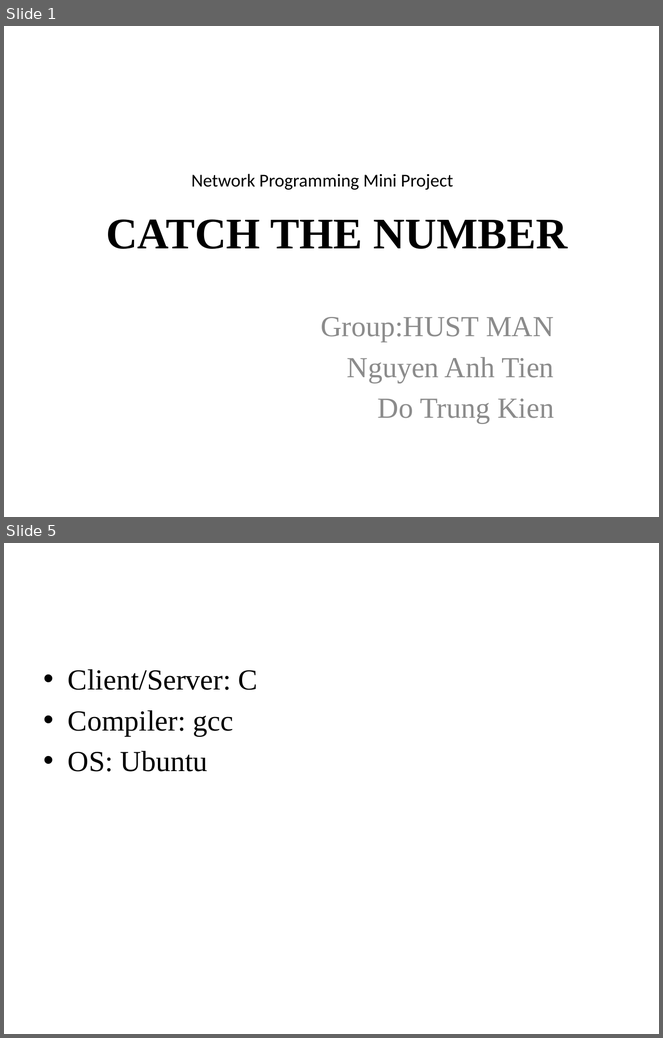
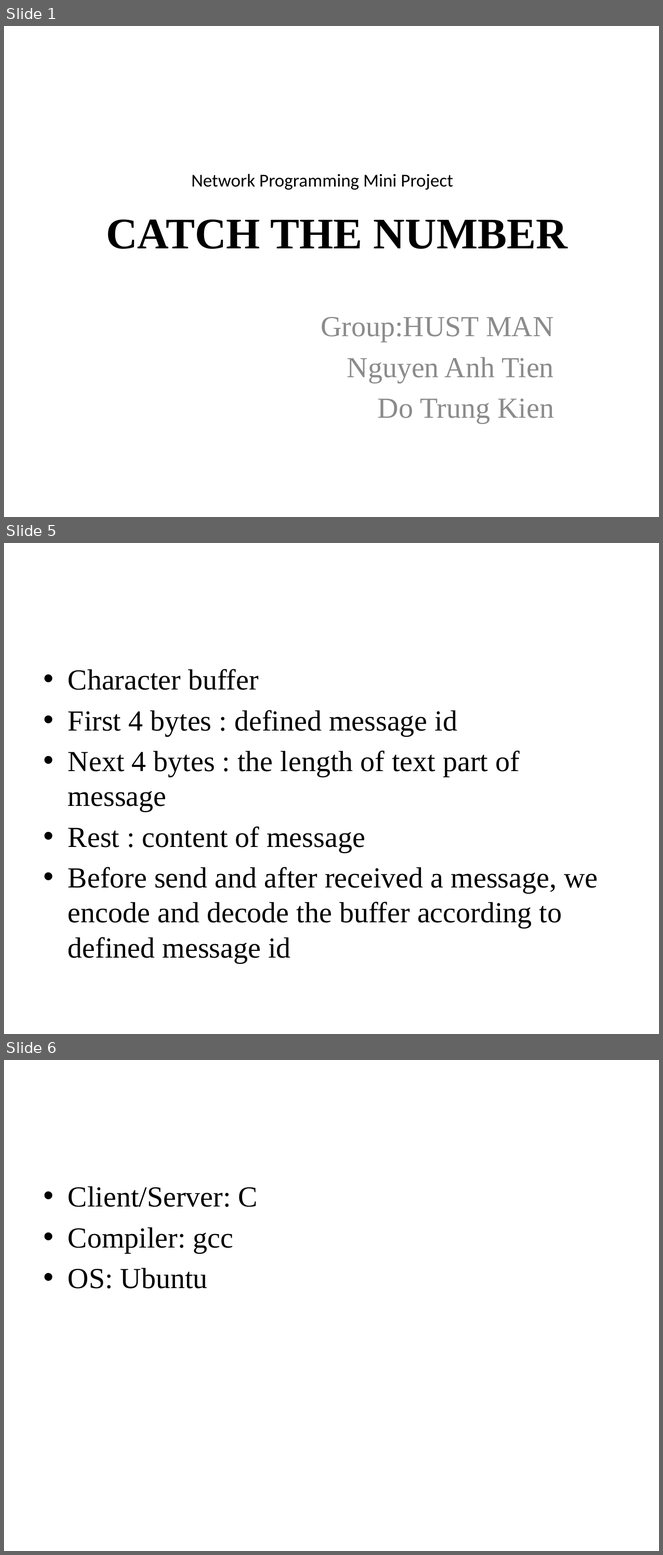
Before and after one commit to kienmetalrock/NePro2011-aki, a slide deck: netwok_project.pptx. Shown one above the other, each under a label of ours: slides 1 and 5 before the commit, slides 1, 5 and 6 after it; the slides between them are not shown. The pictures are 663x1038 and 663x1555 pixels, drawn with LibreOffice and Linux fonts; fonts in the diff are those of the drawing; background and template pictures are left out. Boxes give left, top, right and bottom in pixels: in the first picture for what was removed or moved away, otherwise in the second. Text is boxed around its words. In the diff, an @@ line names an element or a change of style, - is before the commit and + after.

```diff
--- a/netwok_project.pptx
+++ b/netwok_project.pptx
@@ slide 5 added at (4, 543, 659, 1034), background picture (left out) @@
@@ title added at (37, 563, 626, 644), 44 pt, text #FFFFFF @@
+Message Structure
@@ text added at (68, 669, 598, 963), 32 pt, text #000000 @@
+• Character buffer
+• First 4 bytes : defined message id
+• Next 4 bytes : the length of text part of message
+• Rest : content of message
+• Before send and after received a message, we encode and decode the buffer according to defined message id
@@ what was slide 5 is now slide 6 @@
```
Also in this commit, not shown: 4 slides changed, 1 other slide added.
